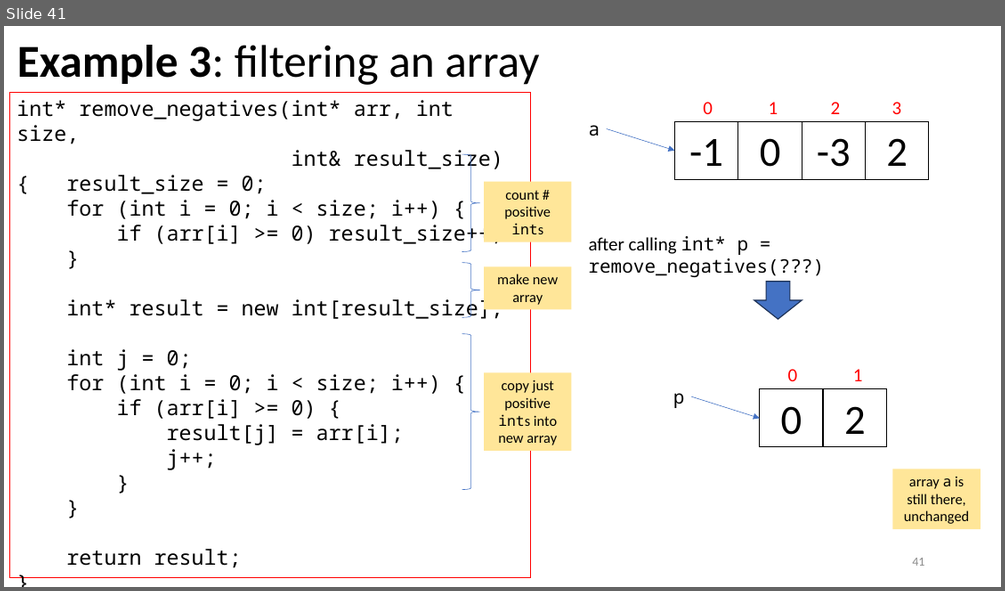
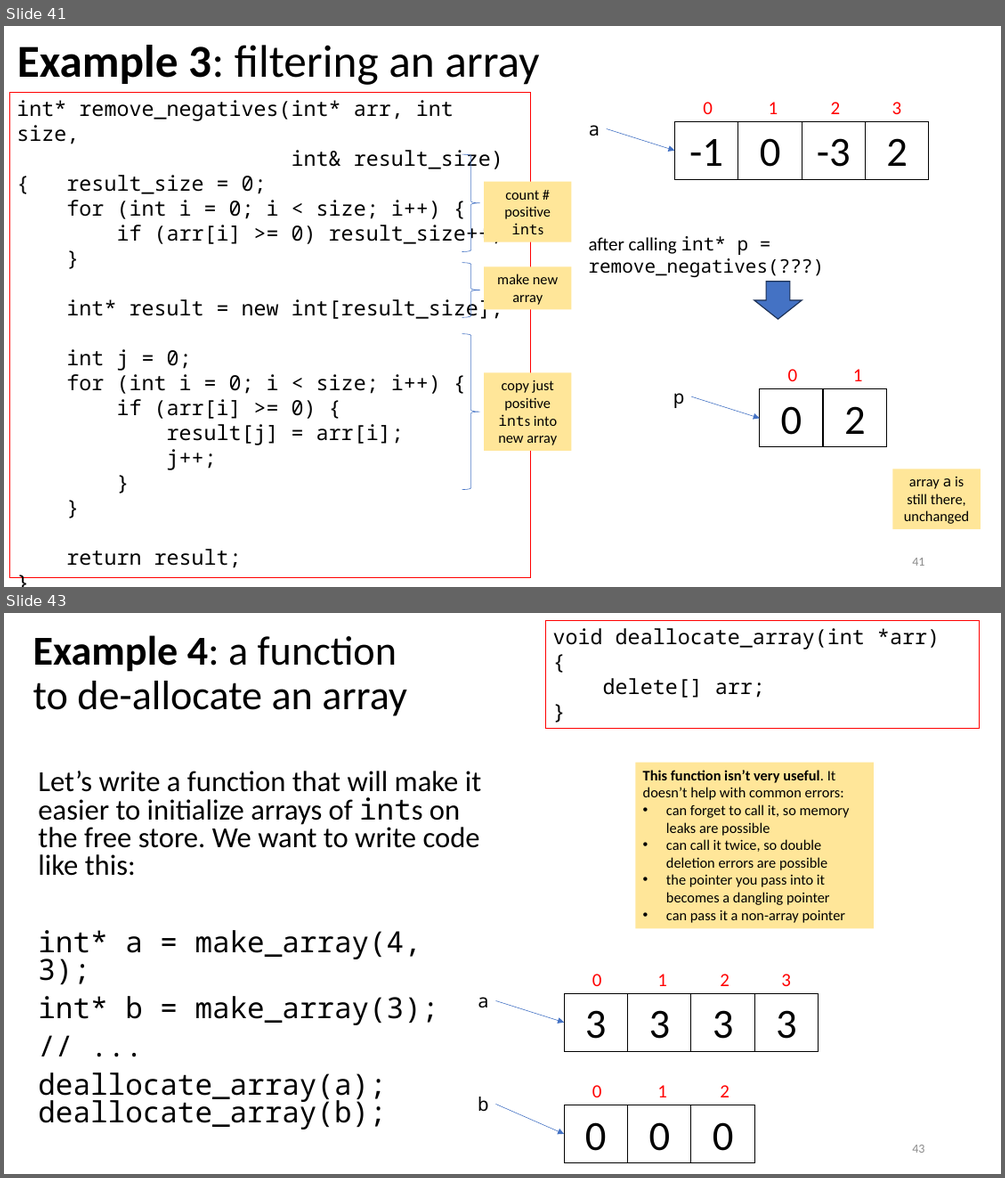
Before and after one commit to tjd1234/cmpt135spring2024, a slide deck: sample_code/week3/week3_cmpt135.pptx. Shown one above the other, each under a label of ours: slide 41 before the commit, slides 41 and 43 after it; the slides between them are not shown. The pictures are 1005x591 and 1005x1178 pixels, drawn with LibreOffice and Linux fonts; fonts in the diff are those of the drawing. Boxes give left, top, right and bottom in pixels: in the first picture for what was removed or moved away, otherwise in the second. Text is boxed around its words. In the diff, an @@ line names an element or a change of style, - is before the commit and + after.

```diff
--- a/sample_code/week3/week3_cmpt135.pptx
+++ b/sample_code/week3/week3_cmpt135.pptx
@@ slide 43 added at <box>4,613,1001,1174</box>, background #FFFFFF @@
@@ title added at <box>33,635,406,716</box>, 39.6 pt, text #000000 @@
+Example 4: a function to de-allocate an array
@@ rectangle added at <box>545,620,979,729</box>, outline #FF0000 0.75 pt, 20 pt, text #000000 @@
+void deallocate_array(int *arr)
+{
+delete[] arr;
+}
@@ text added at <box>38,771,481,1129</box>, 28 pt, text #000000 @@
+Let’s write a function that will make it easier to initialize arrays of ints on the free store. We want to write code like this:
+int* a = make_array(4, 3);
+int* b = make_array(3);
+// ...
+deallocate_array(a);
+deallocate_array(b);
@@ rectangle added at <box>636,763,874,929</box>, fill #FFE699, 14 pt, text #000000 @@
+This function isn’t very useful. It doesn’t help with common errors:
+• can forget to call it, so memory leaks are possible
+• can call it twice, so double deletion errors are possible
+• the pointer you pass into it becomes a dangling pointer
+• can pass it a non-array pointer
@@ group added at <box>564,973,818,1051</box>: 4 rectangles, 4 texts @@
+3
+3
+3
+3
+0
+1
+2
+3
@@ text added at <box>477,997,489,1008</box>, 18 pt, text #000000 @@
+a
@@ arrow added from (496, 1000) to (564, 1022), #4472C4 0.5 pt @@
@@ group added at <box>564,1085,755,1163</box>: 3 rectangles, 3 texts @@
+0
+0
+0
+0
+1
+2
@@ text added at <box>477,1096,489,1111</box>, 18 pt, text #000000 @@
+b
@@ arrow added from (496, 1104) to (564, 1134), #4472C4 0.5 pt @@
@@ page number added at <box>912,1144,924,1152</box>, 12 pt, text #8C8C8C @@
+43
```
Also in this commit, not shown: 5 slides changed, 1 other slide added, 2 other files.
